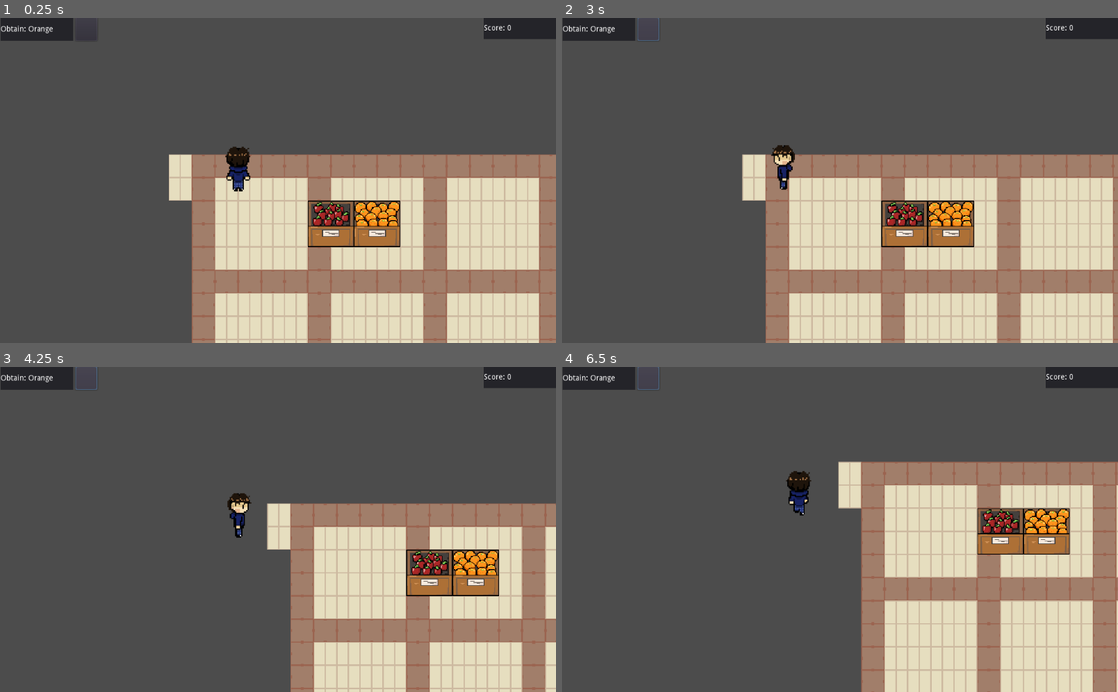
Above: before the commit, frames 1-4 (two rows, left to right).
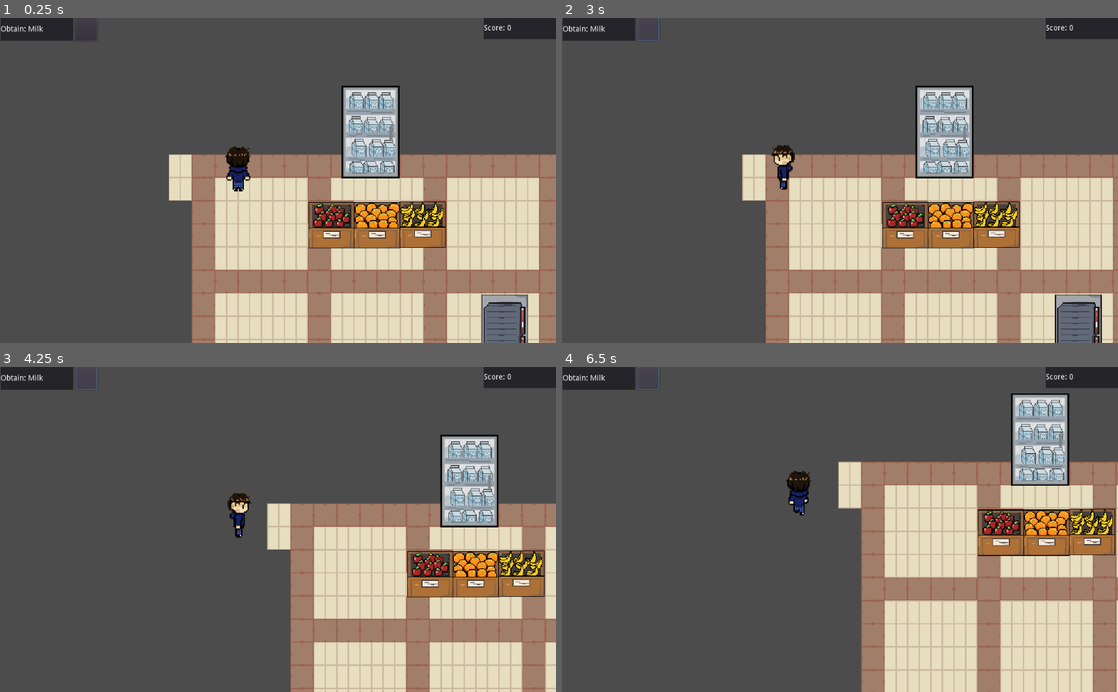
Above: after the commit, the same moments.

Repository: ygda-org/summer23
Game: Godot game, scene res://Areas/World.tscn
Two runs of this game, one before a commit and one after it. Both use one fixed random seed, a clock stepped at 60 frames per second and the inputs below.
Inputs (mouse positions are in pixels of both pictures, inside the frame that each line leads up to):
- Up to frame 1 (0.25 s): no input
- Up to frame 2 (3 s): click (650, 27) at 0.5 s; click (573, 27) at 1.25 s; click (650, 27) at 2 s; tap Enter at 2.75 s; hold A (a) from 2.78 s (still down)
- Up to frame 3 (4.25 s): tap D (d) at 3.05, 3.6 s; release A (a) at 3.53 s; tap E (e) at 3.8 s
- Up to frame 4 (6.5 s): hold S (s) 4.28-5.03 s; tap E (e) at 4.35 s; tap S (s) at 5.1 s; tap W (w) at 5.3 s; hold W (w) from 5.78 s (still down); tap A (a) at 6.05 s

The runs differ from the first frame. In frame 1, 6.8% of the frame differs, in the area x 5-95%, y 2-100%; in frame 2, 6.8%; in frame 3, 5.5%; in frame 4, 5.5%.

Commit message:
big milk

Diff:
--- a/Areas/World.tscn
+++ b/Areas/World.tscn
@@ -1,10 +1,12 @@
-[gd_scene load_steps=6 format=2]
+[gd_scene load_steps=8 format=2]
 
 [ext_resource path="res://food scenes/Banana.tscn" type="PackedScene" id=1]
 [ext_resource path="res://food scenes/Apple.tscn" type="PackedScene" id=2]
 [ext_resource path="res://Player.tscn" type="PackedScene" id=3]
 [ext_resource path="res://groundTileset.tres" type="TileSet" id=4]
 [ext_resource path="res://food scenes/Orange.tscn" type="PackedScene" id=5]
+[ext_resource path="res://food scenes/Milk.tscn" type="PackedScene" id=6]
+[ext_resource path="res://Checkout.tscn" type="PackedScene" id=7]
 
 [node name="World" type="Node2D"]
 
@@ -19,10 +21,16 @@
 tile_data = PoolIntArray( 196607, 0, 0, 131072, 1, 0, 131073, 1, 0, 131074, 1, 0, 131075, 1, 0, 131076, 1, 0, 131077, 1 …(3767 unchanged characters)…
 
 [node name="Banana" parent="." instance=ExtResource( 1 )]
-position = Vector2( 597, 103 )
+position = Vector2( 319, 162 )
 
 [node name="Apple" parent="." instance=ExtResource( 2 )]
-position = Vector2( 192, 160 )
+position = Vector2( 193, 162 )
 
 [node name="Orange" parent="." instance=ExtResource( 5 )]
-position = Vector2( 256, 160 )
+position = Vector2( 256, 162 )
+
+[node name="Milk" parent="." instance=ExtResource( 6 )]
+position = Vector2( 248, 58 )
+
+[node name="Checkout" parent="." instance=ExtResource( 7 )]
+position = Vector2( 431, 322 )
--- /dev/null
+++ b/Checkout.tscn
@@ -0,0 +1,18 @@
+[gd_scene load_steps=3 format=2]
+
+[ext_resource path="res://Assets/checkout1.png" type="Texture" id=1]
+
+[sub_resource type="RectangleShape2D" id=1]
+extents = Vector2( 31.5, 63.375 )
+
+[node name="Checkout" type="Node2D"]
+
+[node name="Checkout1" type="Sprite" parent="."]
+position = Vector2( 1, 0 )
+texture = ExtResource( 1 )
+
+[node name="StaticBody2D" type="StaticBody2D" parent="."]
+
+[node name="CollisionShape2D" type="CollisionShape2D" parent="StaticBody2D"]
+position = Vector2( 0.5, 0.375 )
+shape = SubResource( 1 )
--- a/SelectedFruit.gd
+++ b/SelectedFruit.gd
@@ -1,7 +1,7 @@
 extends Panel
 
 var currentFruit
-var fruitList = ["Apple", "Banana", "Orange"]
+var fruitList = ["Apple", "Banana", "Orange", "Milk"]
 # Declare member variables here. Examples:
 # var a = 2
 # var b = "text"
--- a/food scenes/Apple.tscn
+++ b/food scenes/Apple.tscn
@@ -5,6 +5,8 @@
 
 [node name="Apple" groups=["fruit"] instance=ExtResource( 1 )]
 
-[node name="Sprite" type="Sprite" parent="StaticBody2D" index="1"]
-position = Vector2( 0, 1 )
+[node name="Sprite" type="Sprite" parent="." index="0"]
 texture = ExtResource( 2 )
+
+[node name="CollisionShape2D" parent="StaticBody2D" index="0"]
+position = Vector2( 0, -11 )
--- a/food scenes/Banana.tscn
+++ b/food scenes/Banana.tscn
@@ -5,7 +5,9 @@
 
 [node name="Banana" instance=ExtResource( 1 )]
 
-[node name="Banana" type="Sprite" parent="StaticBody2D" index="1"]
-position = Vector2( -4.76837e-07, 1.5 )
-scale = Vector2( 2, 1.96875 )
+[node name="Banana" type="Sprite" parent="." index="0"]
+position = Vector2( 0, -1 )
 texture = ExtResource( 2 )
+
+[node name="CollisionShape2D" parent="StaticBody2D" index="0"]
+position = Vector2( 0, -12 )
--- a/food scenes/FoodParent.tscn
+++ b/food scenes/FoodParent.tscn
@@ -3,10 +3,10 @@
 [ext_resource path="res://food scenes/BananaHitBox.gd" type="Script" id=1]
 
 [sub_resource type="RectangleShape2D" id=2]
-extents = Vector2( 38, 36 )
+extents = Vector2( 37, 37 )
 
 [sub_resource type="RectangleShape2D" id=1]
-extents = Vector2( 32, 22.5 )
+extents = Vector2( 32, 20 )
 
 [node name="Food" type="Node2D"]
 
@@ -21,7 +21,7 @@
 position = Vector2( 0, -1 )
 
 [node name="CollisionShape2D" type="CollisionShape2D" parent="StaticBody2D"]
-position = Vector2( 0, -8.5 )
+position = Vector2( 0, -10.75 )
 shape = SubResource( 1 )
 
 [node name="Control" type="Control" parent="."]
--- /dev/null
+++ b/food scenes/Milk.tscn
@@ -0,0 +1,66 @@
+[gd_scene load_steps=6 format=2]
+
+[ext_resource path="res://food scenes/FoodParent.tscn" type="PackedScene" id=1]
+[ext_resource path="res://Assets/milk.png" type="Texture" id=2]
+
+[sub_resource type="GDScript" id=1]
+script/source = "extends Area2D
+
+
+# Declare member variables here. Examples:
+# var a = 2
+# var b = \"text\"
+var inreach = false
+var player
+
+# Called when the node enters the scene tree for the first time.
+func _ready():
+	get_parent().find_node(\"Panel\").visible = false
+	get_parent().find_node(\"Name\").set_text(get_parent().name)
+	pass # Replace with function body.
+
+
+# Called every frame. 'delta' is the elapsed time since the previous frame.
+#func _process(delta):
+#	pass
+func _process(delta):
+	if(inreach == true && Input.is_action_just_pressed(\"e\")):
+			var ScoreText = player.find_node(\"ScoreText\")
+			if(player.find_node(\"Objective\").getCurFruit() == get_parent().name):
+				ScoreText.increaseScore()
+				player.find_node(\"Objective\").newFruit()
+
+func _on_BananaHitBox_body_entered(body):
+	if(\"Player\" in body.name):# Replace with function body.
+		player = body
+		get_parent().find_node(\"Panel\").visible = true
+		inreach = true
+
+func _on_BananaHitBox_body_exited(body):
+	if(\"Player\" in body.name):
+		get_parent().find_node(\"Panel\").visible = false
+		inreach = false # Replace with function body.
+"
+
+[sub_resource type="RectangleShape2D" id=2]
+extents = Vector2( 45.5, 68 )
+
+[sub_resource type="RectangleShape2D" id=3]
+extents = Vector2( 40, 42 )
+
+[node name="Milk" instance=ExtResource( 1 )]
+
+[node name="Milk" type="Sprite" parent="." index="0"]
+position = Vector2( -1, -25 )
+texture = ExtResource( 2 )
+
+[node name="BananaHitBox" parent="." index="1"]
+script = SubResource( 1 )
+
+[node name="CollisionShape2D" parent="BananaHitBox" index="0"]
+position = Vector2( -0.5, -24 )
+shape = SubResource( 2 )
+
+[node name="CollisionShape2D" parent="StaticBody2D" index="0"]
+position = Vector2( -1, -46 )
+shape = SubResource( 3 )
--- a/food scenes/Orange.tscn
+++ b/food scenes/Orange.tscn
@@ -5,5 +5,11 @@
 
 [node name="Orange" instance=ExtResource( 1 )]
 
-[node name="Orange" type="Sprite" parent="." index="2"]
+[node name="Orange" type="Sprite" parent="." index="0"]
 texture = ExtResource( 2 )
+
+[node name="CollisionShape2D" parent="BananaHitBox" index="0"]
+position = Vector2( 0, -1 )
+
+[node name="CollisionShape2D" parent="StaticBody2D" index="0"]
+position = Vector2( 0, -11 )
Binary file changed: Assets/banana.png
Binary file added: Assets/checkout1.png
Not shown, added: Assets/checkout1.png.import
Binary file added: Assets/milk.png
Not shown, added: Assets/milk.png.import
